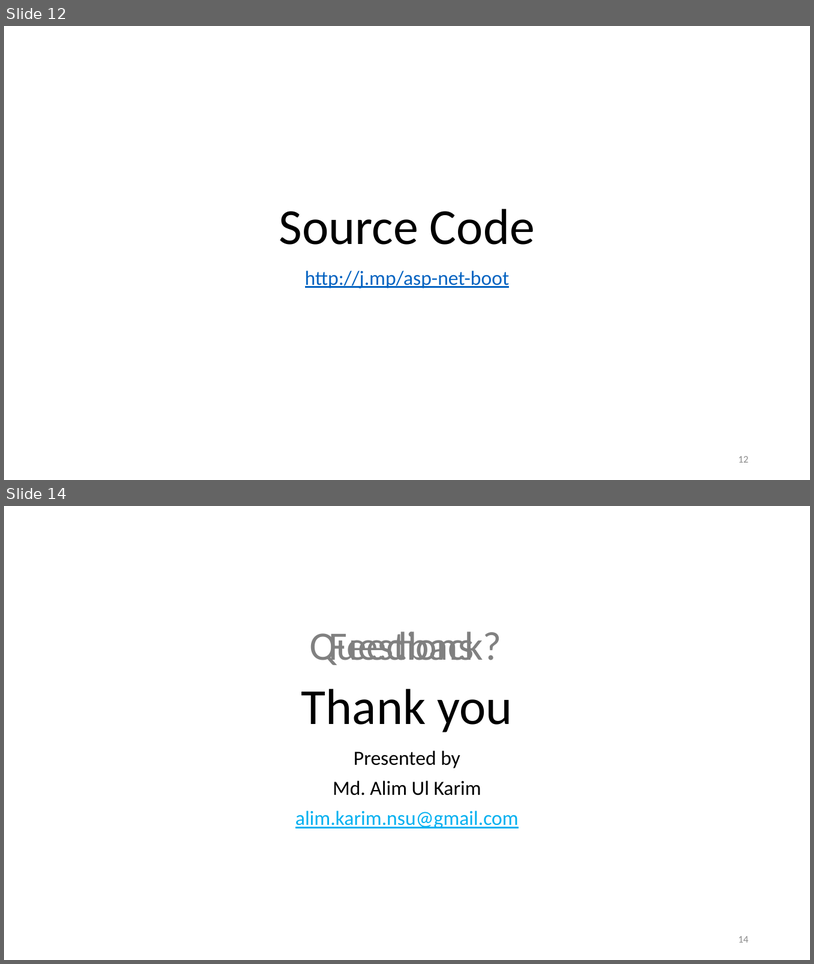
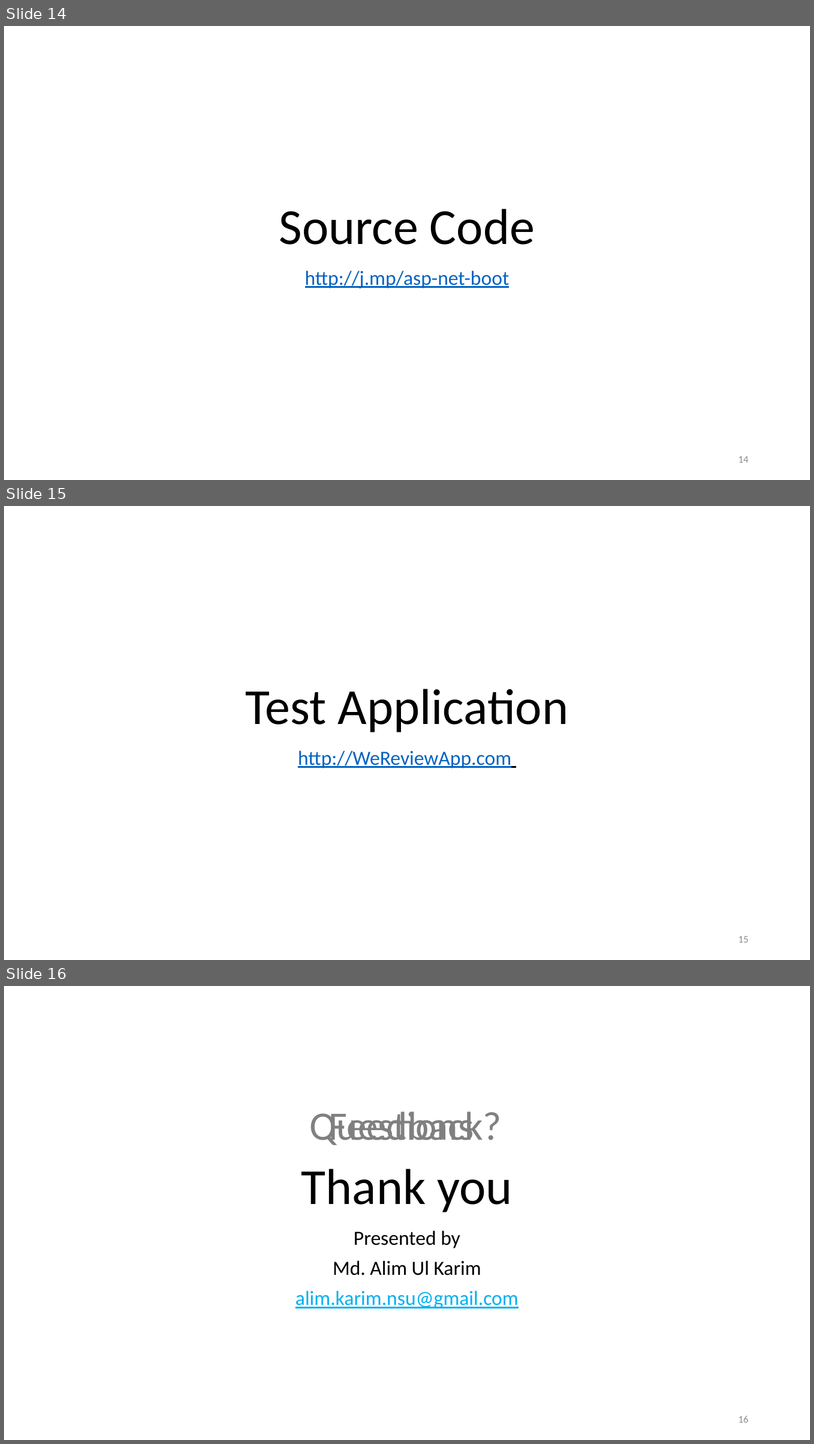
Before and after one commit to accorddeveloper/ASP.NET-MVC-Bootstrapper-Installed-Example, a slide deck: ASP.NET Presentation_2.pptx. Shown one above the other, each under a label of ours: slides 12 and 14 before the commit, slides 14, 15 and 16 after it; the slides between them are not shown. The pictures are 814x964 and 814x1444 pixels, drawn with LibreOffice and Linux fonts; fonts in the diff are those of the drawing. Boxes give left, top, right and bottom in pixels: in the first picture for what was removed or moved away, otherwise in the second. Text is boxed around its words. In the diff, an @@ line names an element or a change of style, - is before the commit and + after.

```diff
--- a/ASP.NET Presentation_2.pptx
+++ b/ASP.NET Presentation_2.pptx
@@ slide 15 added at box(4, 506, 810, 960), background #FFFFFF @@
@@ title added at box(245, 688, 569, 732), 60 pt, text #000000 @@
+Test Application
@@ subtitle added at box(298, 750, 512, 768), 24 pt, text #0563C1, underline @@
+http://WeReviewApp.com
@@ page number added at box(738, 936, 749, 942), 12 pt, text #8C8C8C @@
+15
@@ what was slide 12 is now slide 14 @@
@@ page number at box(738, 456, 749, 462): text changed @@
-12
+14
@@ what was slide 14 is now slide 16 @@
@@ page number at box(738, 1416, 749, 1422): text changed @@
-14
+16
```
Also in this commit, not shown: 2 slides changed, 1 other slide added.
